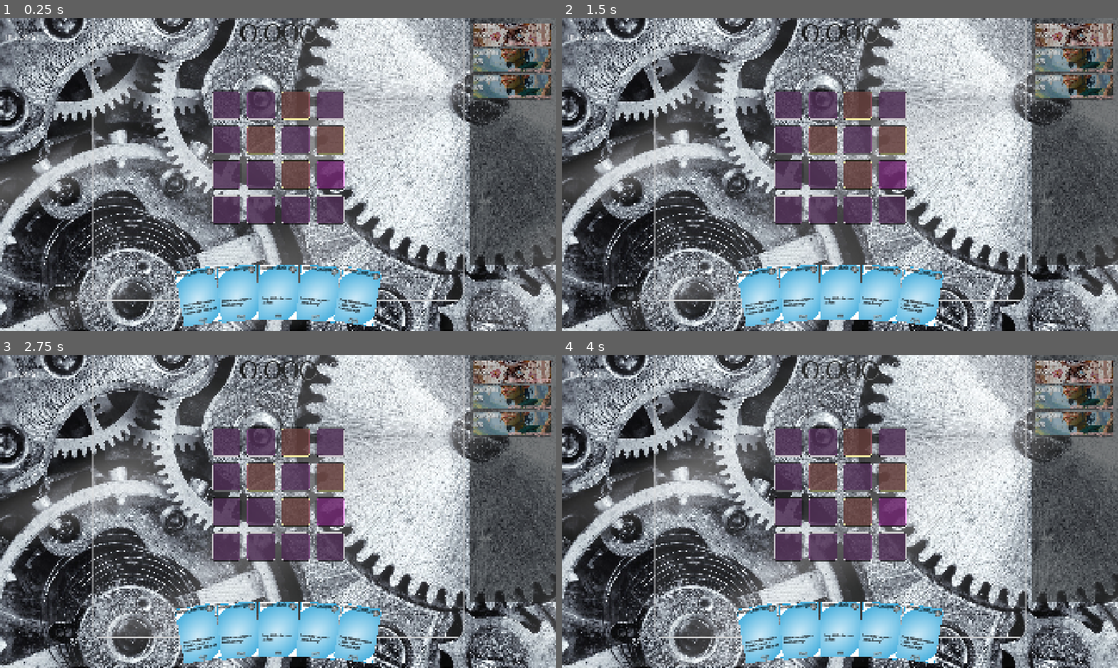
Above: before the commit, frames 1-4 (two rows, left to right).
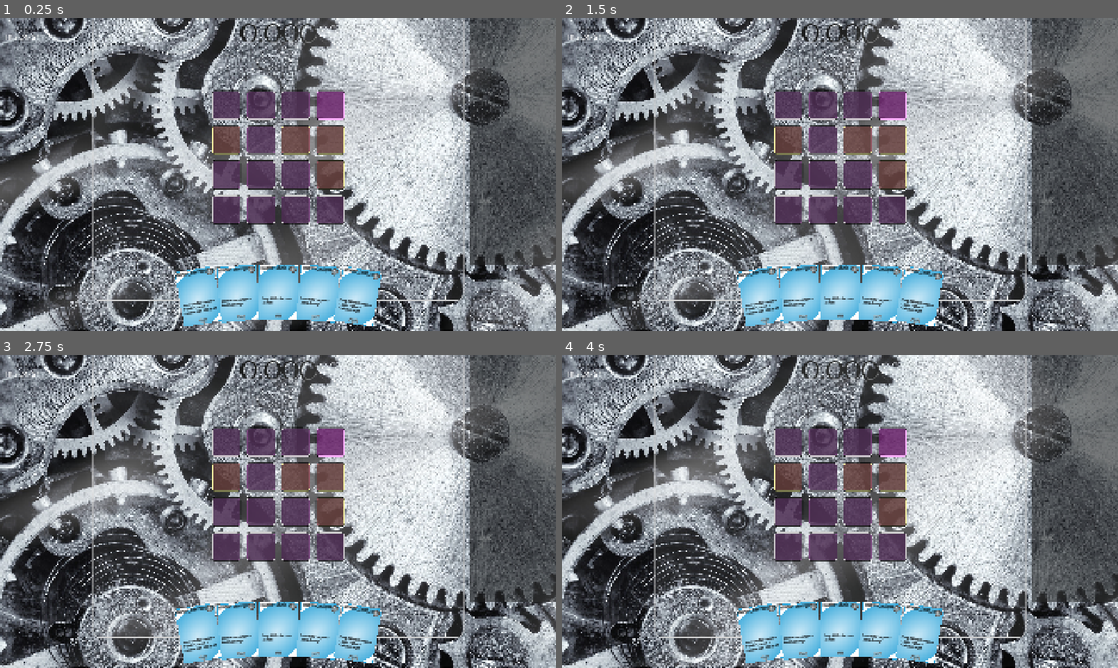
Above: after the commit, the same moments.

Repository: rosswolf/Tourbillon
Game: Godot game, scene res://src/scenes/game.tscn
Same seed, same stepped clock (60 frames per second), same inputs: the game is played once before the commit and once after it. Sound files missing from this copy of the repository are replaced by a short silence.
Inputs (mouse positions are in pixels of both pictures, inside the frame that each line leads up to):
- Up to frame 1 (0.25 s): no input
- Up to frame 2 (1.5 s): click (789, 105) at 0.52 s; click (823, 105) at 1.27 s
- Up to frame 3 (2.75 s): click (294, 442) at 2.02 s
- Up to frame 4 (4 s): click (890, 442) at 2.77 s; click (789, 477) at 3.52 s

The runs differ from the first frame. In frame 1, 3.9% of the frame differs, in the area x 38-100%, y 1-55%; in frame 2, 3.9%; in frame 3, 3.9%; in frame 4, 3.9%.
Error after the commit: Parse Error: Cannot find member "SELECTION" in base "Library.Zone". (res://src/scenes/core/endless_wave_manager.gd:128)

Commit message:
feat: Add endless wave system with card rewards
- Created EndlessWaveManager for continuous wave progression
- 3 waves per difficulty tier (easy, medium, hard, extreme)
- After defeating all gremlins, player picks 1 of 3 random cards as reward
- Selected card is added to deck, then next wave starts
- Difficulty increases every 3 waves with harder enemy compositions
- Integrated card selection modal for reward system
- Waves continue until player is defeated

Wave progression:
- Waves 1-3: Easy (dust_mites, oil_thiefs)
- Waves 4-6: Medium (adds gear_grinders)
- Waves 7-9: Hard (multiple gear_grinders)
- Waves 10+: Extreme (time_devourers)

Diff:
--- /dev/null
+++ b/elastic-app/app/src/scenes/core/endless_wave_manager.gd
@@ -0,0 +1,237 @@
+extends Node
+class_name EndlessWaveManager
+
+## Manages endless wave progression, difficulty, and rewards
+## Spawns waves of gremlins with increasing difficulty
+## Handles card selection rewards between waves
+
+signal wave_started(wave_number: int, difficulty_tier: String)
+signal wave_completed(wave_number: int)
+signal reward_card_selected(card: Card)
+signal game_over()
+
+var current_wave: int = 0
+var current_difficulty_tier: String = "easy"
+var waves_completed: int = 0
+
+# 3 waves per difficulty tier as requested
+var wave_compositions: Dictionary = {
+	"easy": [
+		"dust_mite",
+		"dust_mite|dust_mite",
+		"dust_mite|oil_thief"
+	],
+	"medium": [
+		"oil_thief|oil_thief",
+		"dust_mite|dust_mite|oil_thief",
+		"dust_mite|gear_grinder"
+	],
+	"hard": [
+		"gear_grinder|gear_grinder",
+		"oil_thief|oil_thief|gear_grinder",
+		"dust_mite|oil_thief|gear_grinder"
+	],
+	"extreme": [
+		"gear_grinder|gear_grinder|gear_grinder",
+		"time_devourer",
+		"time_devourer|gear_grinder"
+	]
+}
+
+func _ready() -> void:
+	# Connect to gremlin spawn controller
+	if GremlinSpawnController.instance:
+		GremlinSpawnController.instance.all_gremlins_defeated.connect(_on_all_gremlins_defeated)
+
+	# Connect to GlobalGameManager
+	GlobalSignals.core_game_over.connect(_on_game_over)
+
+## Start a new run
+func start_new_run() -> void:
+	current_wave = 0
+	waves_completed = 0
+	current_difficulty_tier = "easy"
+	start_next_wave()
+
+## Start the next wave
+func start_next_wave() -> void:
+	current_wave += 1
+
+	# Determine difficulty tier based on wave number
+	# 3 waves per tier: 1-3 easy, 4-6 medium, 7-9 hard, 10+ extreme
+	if current_wave <= 3:
+		current_difficulty_tier = "easy"
+	elif current_wave <= 6:
+		current_difficulty_tier = "medium"
+	elif current_wave <= 9:
+		current_difficulty_tier = "hard"
+	else:
+		current_difficulty_tier = "extreme"
+
+	print("[WaveManager] Starting wave ", current_wave, " (", current_difficulty_tier, " difficulty)")
+
+	# Clear any remaining gremlins
+	if GremlinSpawnController.instance:
+		GremlinSpawnController.instance.clear_all_gremlins()
+
+	# Get wave composition based on difficulty tier
+	var composition = _get_wave_composition()
+
+	# Spawn the wave (no stat scaling needed - difficulty comes from enemy types)
+	if GremlinSpawnController.instance:
+		var gremlins = GremlinSpawnController.instance.spawn_wave(composition)
+		print("[WaveManager] Spawned ", gremlins.size(), " gremlins for wave ", current_wave)
+
+	wave_started.emit(current_wave, current_difficulty_tier)
+
+## Get wave composition based on current difficulty tier
+func _get_wave_composition() -> String:
+	var compositions = wave_compositions[current_difficulty_tier]
+
+	# Pick the appropriate wave within the tier
+	# Wave 1-3 use index 0-2 of easy, 4-6 use index 0-2 of medium, etc.
+	var wave_in_tier = (current_wave - 1) % 3
+
+	# Make sure we don't go out of bounds
+	if wave_in_tier >= compositions.size():
+		wave_in_tier = randi() % compositions.size()
+
+	return compositions[wave_in_tier]
+
+## Handle all gremlins defeated
+func _on_all_gremlins_defeated() -> void:
+	waves_completed += 1
+	print("[WaveManager] Wave ", current_wave, " completed!")
+
+	wave_completed.emit(current_wave)
+
+	# Show card selection reward
+	_show_card_reward()
+
+## Show card selection modal for reward
+func _show_card_reward() -> void:
+	print("[WaveManager] Showing card selection reward")
+
+	# Get 3 random cards for selection
+	var available_cards = _get_reward_card_pool()
+	var selected_cards: Array[Card] = []
+
+	# Pick 3 random cards
+	for i in range(min(3, available_cards.size())):
+		var index = randi() % available_cards.size()
+		selected_cards.append(available_cards[index])
+		available_cards.remove_at(index)
+
+	# Store cards in library's selection zone
+	if GlobalGameManager.library:
+		# Clear any previous selection
+		GlobalGameManager.library.clear_zone(Library.Zone.SELECTION)
+
+		# Add cards to selection zone
+		for card in selected_cards:
+			GlobalGameManager.library.add_card_to_zone(card, Library.Zone.SELECTION)
+
+		# Trigger the card selection modal
+		# The modal will handle adding the selected card to deck
+		GlobalSignals.signal_core_card_selection("wave_reward", Library.Zone.DECK)
+
+	# After card is selected, the modal will close and we continue
+	# Connect to know when selection is done
+	if not GlobalSignals.core_card_drawn.is_connected(_on_reward_selected):
+		GlobalSignals.core_card_drawn.connect(_on_reward_selected, CONNECT_ONE_SHOT)
+
+## Get pool of cards available as rewards
+func _get_reward_card_pool() -> Array[Card]:
+	var cards: Array[Card] = []
+
+	# Get cards from the common/uncommon/rare libraries
+	if GlobalGameManager.library:
+		# Weight by rarity
+		var rarity_weights = {
+			"common": 60,
+			"uncommon": 30,
+			"rare": 10
+		}
+
+		# Higher waves have better rewards
+		if current_wave >= 5:
+			rarity_weights["rare"] = 20
+			rarity_weights["uncommon"] = 40
+			rarity_weights["common"] = 40
+
+		# Build weighted pool
+		for i in range(3):  # We need 3 cards
+			var roll = randi() % 100
+			var card: Card
+
+			if roll < rarity_weights["rare"]:
+				# Get a rare card
+				var rare_cards = GlobalGameManager.library.get_cards_in_zone(Library.Zone.RARE_LIBRARY)
+				if rare_cards.size() > 0:
+					card = _create_card_from_template(rare_cards[randi() % rare_cards.size()])
+			elif roll < rarity_weights["rare"] + rarity_weights["uncommon"]:
+				# Get an uncommon card
+				var uncommon_cards = GlobalGameManager.library.get_cards_in_zone(Library.Zone.UNCOMMON_LIBRARY)
+				if uncommon_cards.size() > 0:
+					card = _create_card_from_template(uncommon_cards[randi() % uncommon_cards.size()])
+
+			# Default to common
+			if not card:
+				var common_cards = GlobalGameManager.library.get_cards_in_zone(Library.Zone.COMMON_LIBRARY)
+				if common_cards.size() > 0:
+					card = _create_card_from_template(common_cards[randi() % common_cards.size()])
+
+			if card:
+				cards.append(card)
+
+	# Fallback: create some basic cards if no library
+	if cards.is_empty():
+		for i in range(3):
+			var card = Card.new()
+			card.display_name = "Test Card " + str(i)
+			card.rules_text = "Test effect"
+			card.rarity = Card.RarityType.COMMON
+			cards.append(card)
+
+	return cards
+
+## Create a new instance of a card from template
+func _create_card_from_template(template_card: Card) -> Card:
+	# Create a new instance with the same properties
+	var new_card = Card.new()
+
+	# Copy properties
+	new_card.display_name = template_card.display_name
+	new_card.rules_text = template_card.rules_text
+	new_card.rarity = template_card.rarity
+	new_card.time_cost = template_card.time_cost
+	new_card.production_interval = template_card.production_interval
+	new_card.on_play_effect = template_card.on_play_effect
+	new_card.on_fire_effect = template_card.on_fire_effect
+	new_card.tags = template_card.tags
+	new_card.keywords = template_card.keywords
+
+	return new_card
+
+## Called when a reward card is selected
+func _on_reward_selected(card_id: String) -> void:
+	print("[WaveManager] Card reward selected, starting next wave")
+
+	# Small delay before next wave
+	await get_tree().create_timer(1.0).timeout
+
+	# Start the next wave
+	start_next_wave()
+
+## Handle game over
+func _on_game_over() -> void:
+	print("[WaveManager] Game Over! Waves completed: ", waves_completed)
+	game_over.emit()
+
+## Get current difficulty info
+func get_difficulty_info() -> Dictionary:
+	return {
+		"wave": current_wave,
+		"difficulty_tier": current_difficulty_tier,
+		"waves_completed": waves_completed
+	}
--- a/elastic-app/app/src/scenes/core/global_game_manager.gd
+++ b/elastic-app/app/src/scenes/core/global_game_manager.gd
@@ -29,6 +29,9 @@
 var hand_size: int = 5
 var current_act: int = 1
 var __activations_allowed: bool = false
+
+# Endless wave management
+var endless_wave_manager: EndlessWaveManager
 
 
 
@@ -133,8 +136,12 @@
 
 	#battleground.spawn_new_stage(1)
 
-	# Spawn initial wave of gremlins
-	__spawn_initial_wave()
+	# Initialize endless wave manager and start first wave
+	if not endless_wave_manager:
+		endless_wave_manager = EndlessWaveManager.new()
+		add_child(endless_wave_manager)
+
+	endless_wave_manager.start_new_run()
 
 	allow_activations()
 	GlobalSignals.signal_core_begin_turn()
@@ -374,7 +381,9 @@
 # Resources should be checked via hero.has_force() or hero.has_forces() methods
 
 ## Spawn initial wave when battle starts
+# Deprecated - now handled by WaveManager in __on_start_battle()
 func __spawn_initial_wave() -> void:
+	return  # No longer used
 	print("[DEBUG] Spawning initial wave...")
 
 	# Create spawn controller if needed
